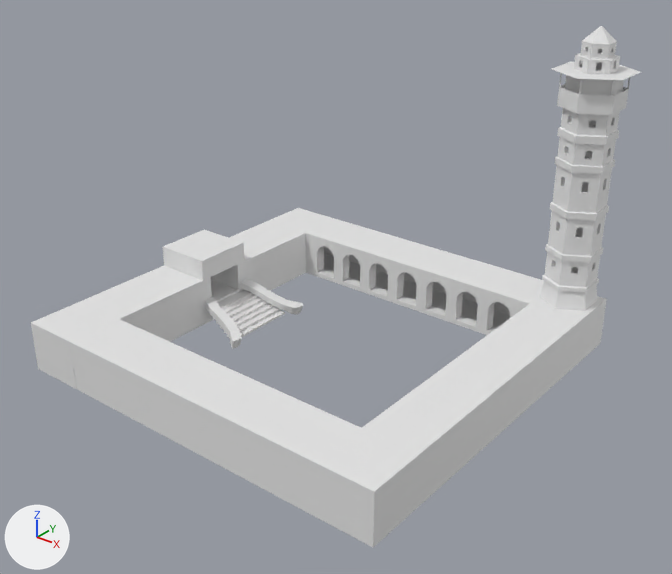
Before and after pictures for a commit that changed the Blender file Blender/omarijOINED.blend.
Camera for both pictures: a 50 mm camera at (40.4, -49.6, 34.9) aimed at (1.1, -0.5, 4.4). Arrows for +X, +Y and +Z are at lower left; the lights stay in place.

Before the edit, the objects in view are built like this:
```python
me_cube = bpy.data.meshes.new('Cube')
me_cube.from_pydata(...)  # 76 vertices, 54 faces; spans x -1.0..-0.7, y -1.05..0.7, z -1.0..1.86
me_cube.materials.append(mat_material)  # white #e7e7e7
me_cube_006 = bpy.data.meshes.new('Cube.006')
me_cube_006.from_pydata(...)  # 84 vertices, 70 faces; spans x -7.94..0.11, y -1.0..1.0, z -1.0..13.13
me_cube_017 = bpy.data.meshes.new('Cube.017')
me_cube_017.from_pydata(...)  # 275 vertices, 144 faces; spans x -0.7..0.73, y 0.01..0.31, z -1.3..0.7
me_cube_017.materials.append(mat_material_001)  # white #e7e7e7
ob_cube = bpy.data.objects.new('Cube', me_cube)
ob_cube.location = (0.0, 0.0, 0.0)
ob_cube.scale = (16.0, 15.0, 2.0)
_m = ob_cube.modifiers.new('Boolean', 'BOOLEAN')
_m.operation = 'UNION'
ob_cube_015 = bpy.data.objects.new('Cube.015', me_cube_017)
ob_cube_015.location = (0.439, -11.03, 0.614)
ob_cube_015.rotation_euler = (0.0, 0.0, 3.142)  # degrees (0, 0, 180)
ob_cube_015.scale = (16.0, 15.0, 2.0)
ob_stairs = bpy.data.objects.new('sTAIRS', me_cube_006)
ob_stairs.location = (-7.286, 0.0, -1.9)
ob_stairs.scale = (0.5, 3.0, 0.1)
# also in view: 'Cube.013' at (0.0, 12.8, 0.0); 'Cube.014' at (13.9, -2.6, 0.0); 'Cylinder.001' at (13.6, 13.1, 12.5)
```
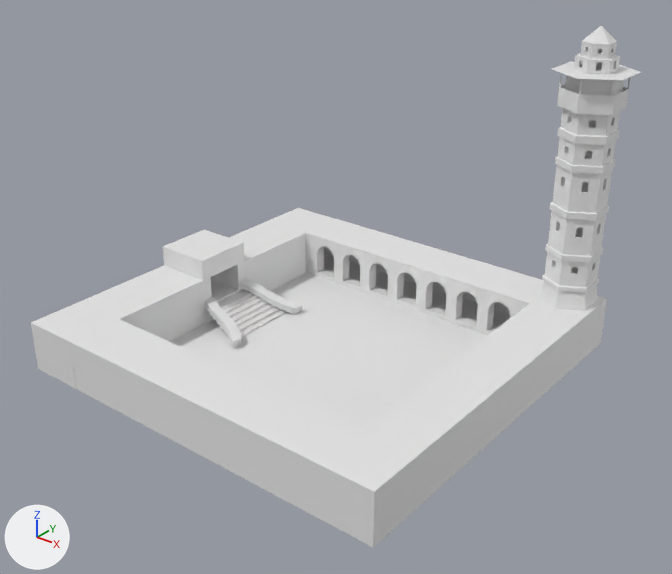
What differs and where, as boxes (x1, y1, x2, y2) in the pictures (672 x 574 px; the box of a moved part takes in the faces that stretch with it):
'Cube.015', reshaped
    before: (70, 319, 361, 516)
    after: (70, 273, 487, 516)
part 1 of me_cube_017, moved or reshaped
    before: (132, 325, 361, 430)
    after: (132, 273, 487, 430)

What changed in the scene script:
```text
Change me_cube_017:
    used by ob_cube_015; location = (0.439, -11.03, 0.614); rotation_euler = (0.0, 0.0, 3.142), in degrees (0, 0, 180); scale = (16.0, 15.0, 2.0)
    remove me_cube_017.from_pydata(...)  # 275 vertices, 144 faces; spans x -0.7..0.73, y 0.01..0.31, z -1.3..0.7
    add me_cube_017.from_pydata(...)  # 279 vertices, 146 faces; spans x -0.7..0.73, y -1.44..0.31, z -1.3..0.7
    me_cube_017 part 1
    9 faces are deleted
    4 vertices are added at (0.73, -1.44, -1.3), (-0.7, -1.43, -1.3), (-0.7, 0.31, 0.7), (-0.7, 0.01, 0.7)
    11 new faces join them
```
